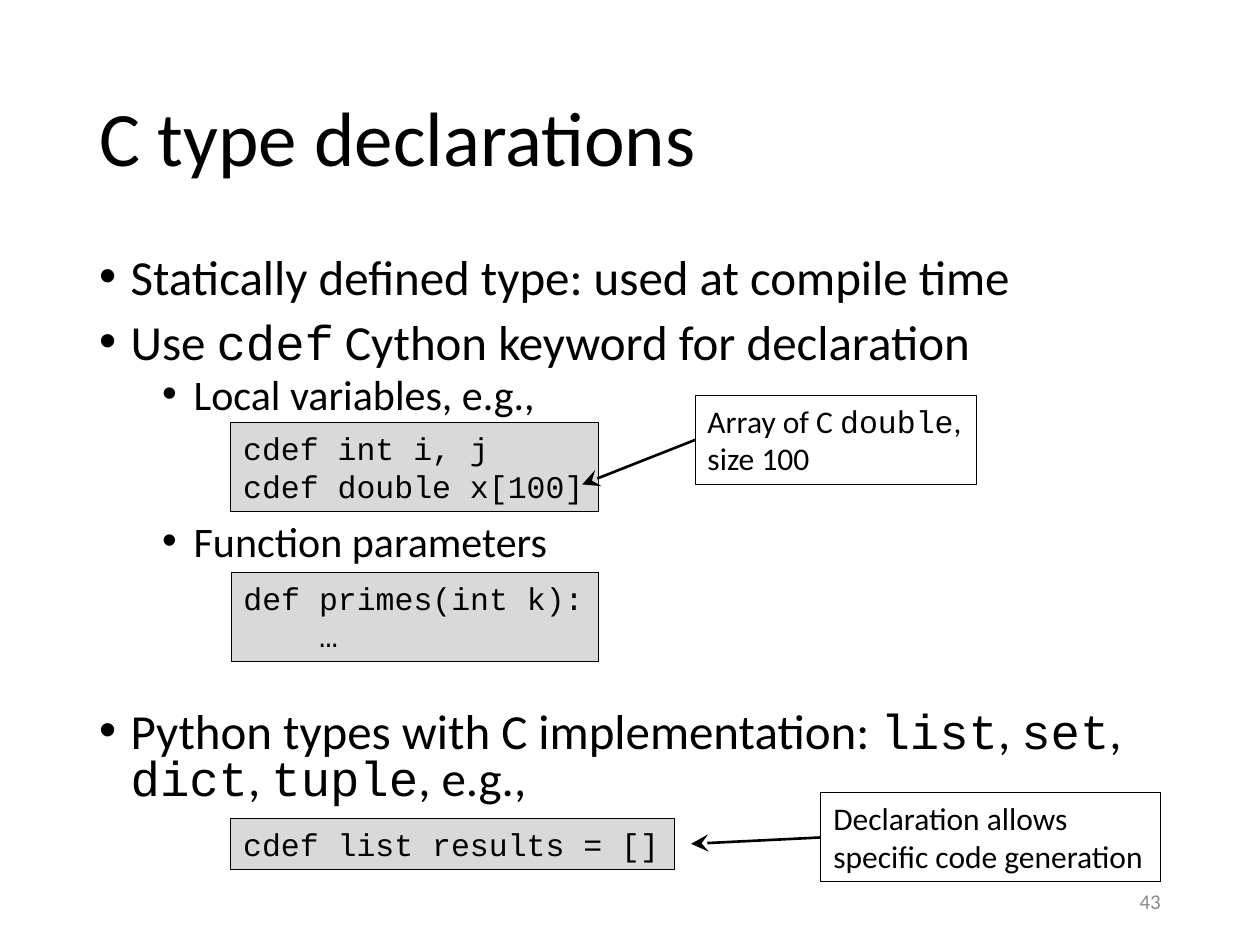
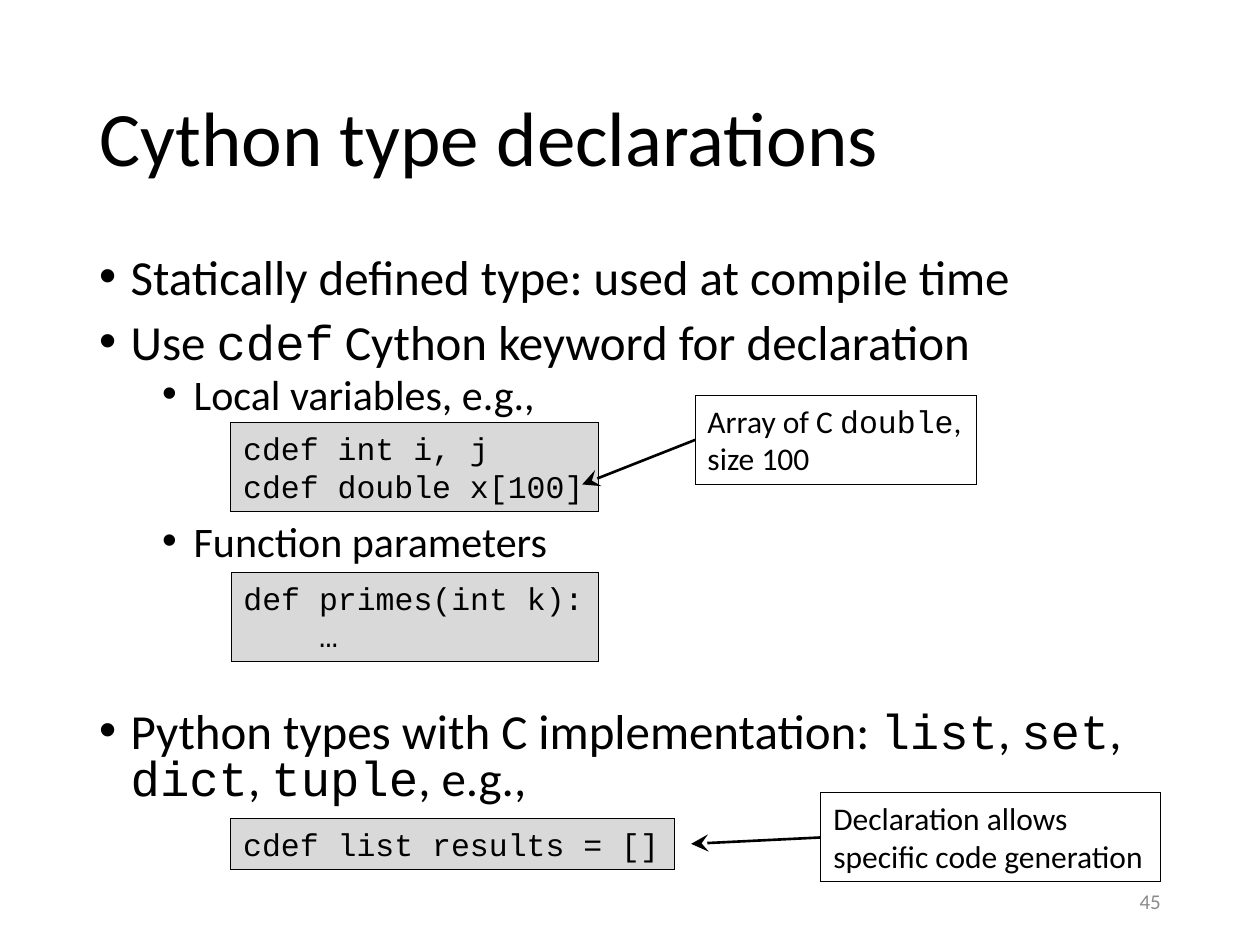
Before and after one commit to gjbex/Python-for-HPC, a slide deck: slide 45 of python_for_hpc.pptx (slide 43 before the commit). Drawn at 1260x945 pixels with LibreOffice and Linux fonts; fonts in the diff are those of the drawing. Boxes give left, top, right and bottom in pixels: in the first picture for what was removed or moved away, otherwise in the second. Text is boxed around its words. In the diff, an @@ line names an element or a change of style, - is before the commit and + after.

Commit message:
Update partially for Cython 3

```diff
--- a/python_for_hpc.pptx
+++ b/python_for_hpc.pptx
@@ title at [99, 112, 878, 179]: text changed @@
-C type declarations
+Cython type declarations
@@ page number at [1140, 895, 1161, 909]: text changed @@
-43
+45
```
Also in this commit, not shown: 4 other slides changed, 2 slides added.
